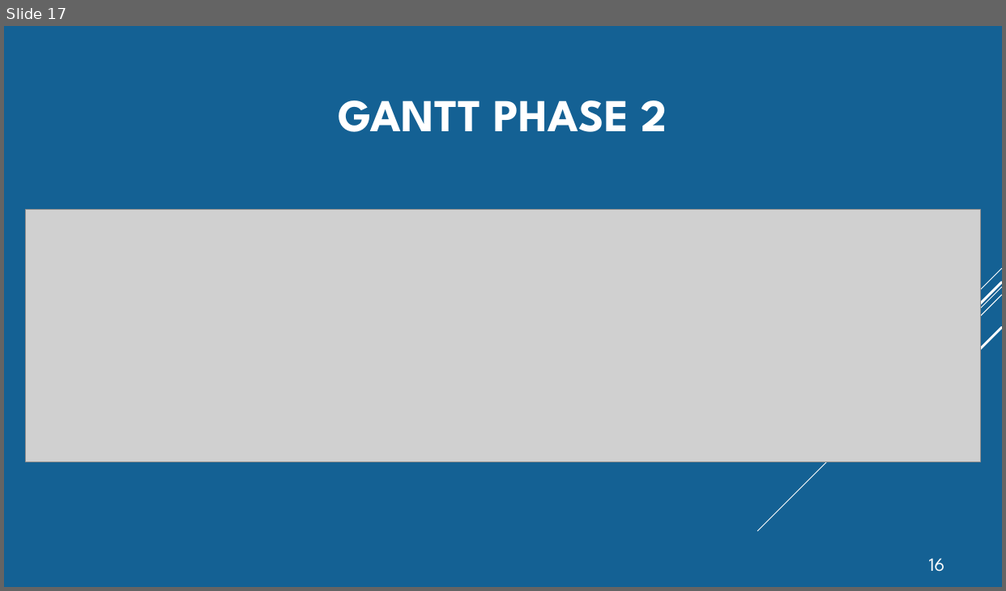
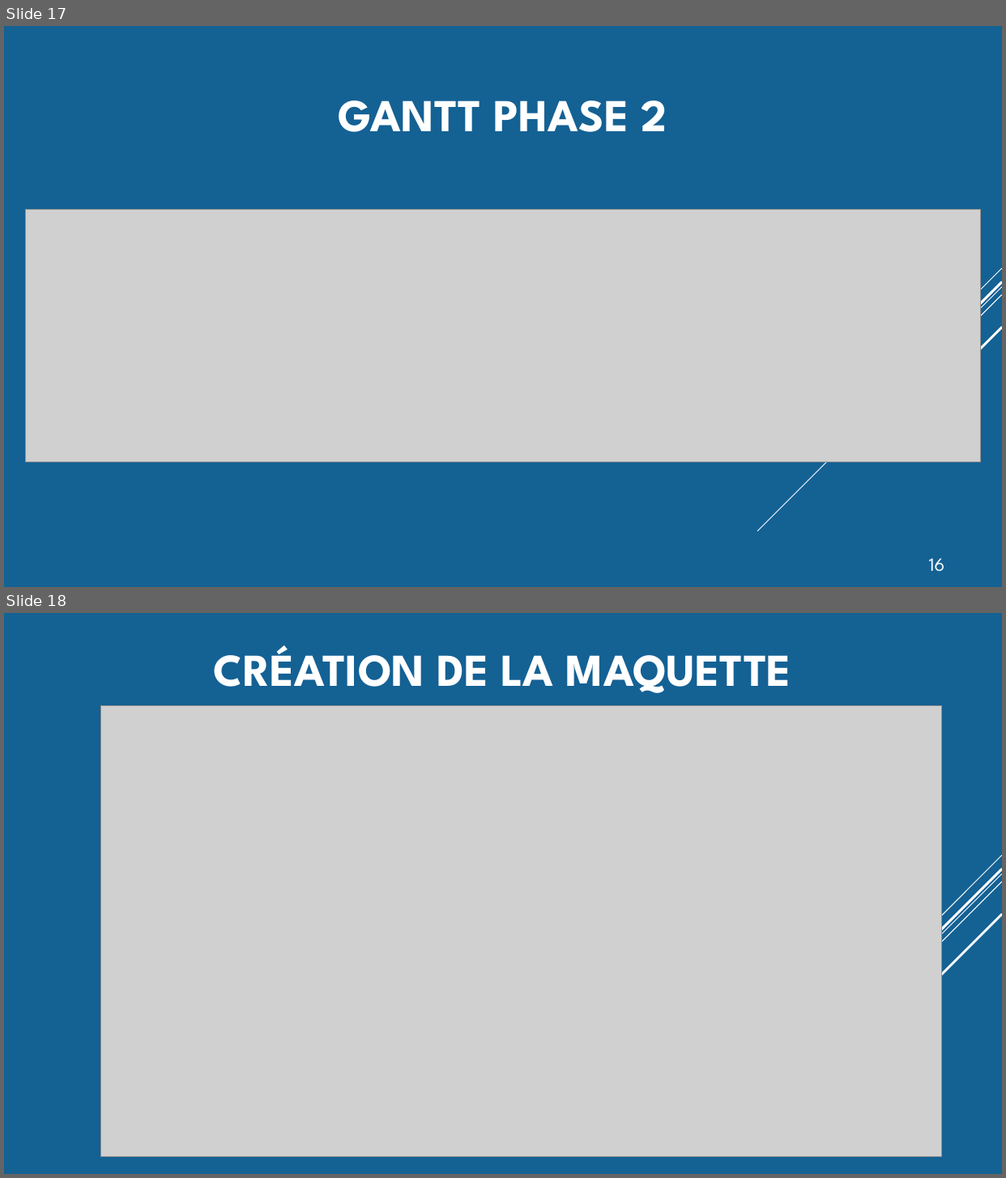
Before and after one commit to etemesgen/personnel, a slide deck: Gestion du Personnel.pptm. Shown one above the other, each under a label of ours: slide 17 before the commit, slides 17 and 18 after it. The pictures are 1006x591 and 1006x1178 pixels, drawn with LibreOffice and Linux fonts; fonts in the diff are those of the drawing; grey boxes stand for pictures. Boxes give left, top, right and bottom in pixels: in the first picture for what was removed or moved away, otherwise in the second. Text is boxed around its words. In the diff, an @@ line names an element or a change of style, - is before the commit and + after.

```diff
--- a/Gestion du Personnel.pptm
+++ b/Gestion du Personnel.pptm
@@ slide 18 added at <box>4,613,1002,1174</box>, background #146194; not listed: 5 template elements that a slide beside it also shows @@
@@ title added at <box>214,645,791,693</box>, 44 pt, text #FFFFFF, bold @@
+CRÉATION DE LA MAQUETTE
@@ picture added at <box>100,706,942,1157</box> @@
```
Also in this commit, not shown: 5 slides changed, 2 other slides added, 2 other files.
